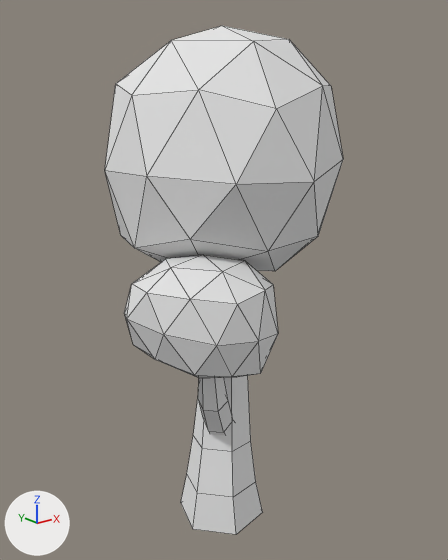
The FBX model Examen Game GMD4A/Assets/Art/Models/Environment/Forest/ForestTree(2).fbx: old version first, new version second.
Camera for both pictures: a camera (50 mm lens) standing at (-4.07, -5.14, 4.91) and looking at (0.22, 0.22, 2.77). Every picture has the same lights, and +X, +Y and +Z are marked at lower left. Mesh edges are drawn as thin lines. Where no turn or scale is listed for an object, it has been applied to the vertices.

In view in the first picture: 'ForestTree(2)'.
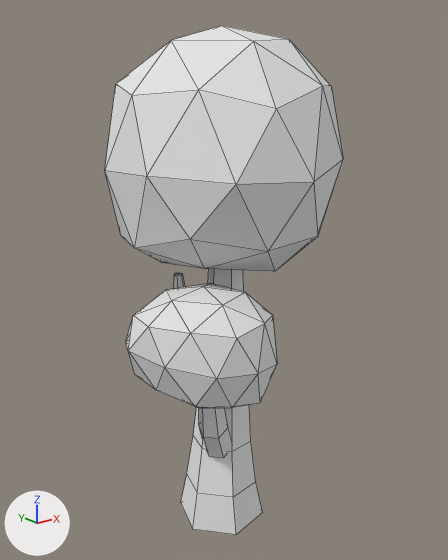
Where the change shows, as pixel boxes [x1, y1, x2, y2] in the pictures (448 x 560 px; the box of a moved part takes in the faces that stretch with it):
part 1 of me_cylinder_002, moved or reshaped
    before: [198, 378, 233, 435]
    after: [199, 408, 232, 458]
part 2 of me_cylinder_002, moved or reshaped
    before: [124, 255, 278, 378]
    after: [126, 283, 277, 408]

What changed in the scene script:
```text
Change me_cylinder_002:
    where me_cylinder_002.from_pydata(...)  # 187 vertices, 250 faces; spans x -1.32..1.65, y -1.16..1.63, z -0.1..5.51
    used by ob_foresttree_2; location = (0.0, 0.0, 0.0)
    me_cylinder_002 part 1: the loose piece of 30 vertices spanning x -0.58..0.21, y -0.52..0.21, z 0.88..2.47 is moved by (0.0, 0.0, -0.33)
    me_cylinder_002 part 2: the loose piece of 42 vertices spanning x -1.32..0.19, y -1.16..0.39, z 2.1..3.33 is moved by (0.0, 0.0, -0.33)
```
